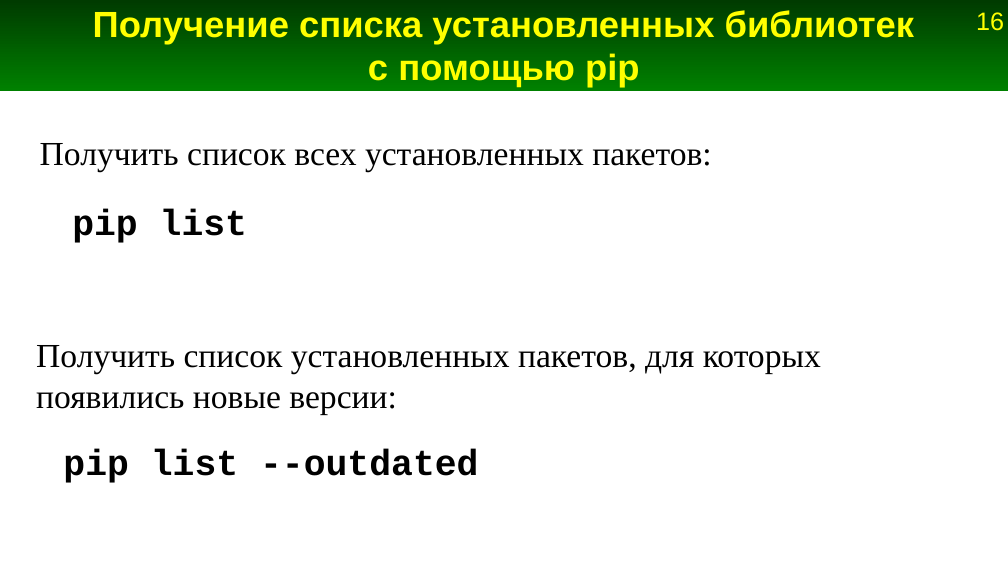
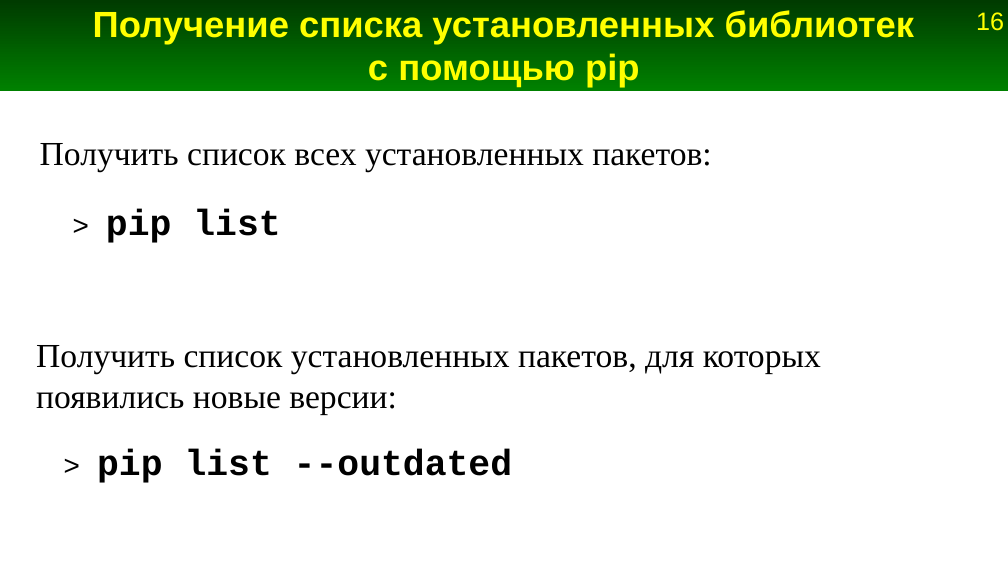
Before and after one commit to Jenyay/python-lectures, a slide deck: slide 16 of presentations/13. Modules.odp. Drawn at 1008x567 pixels with LibreOffice and Linux fonts; fonts in the diff are those of the drawing. Boxes give left, top, right and bottom in pixels: in the first picture for what was removed or moved away, otherwise in the second. Text is boxed around its words. In the diff, an @@ line names an element or a change of style, - is before the commit and + after.

```diff
--- a/presentations/13. Modules.odp
+++ b/presentations/13. Modules.odp
@@ text at [106, 210, 280, 243]: text changed @@
-pip list
+> pip list
@@ text at [97, 450, 512, 483]: text changed @@
-pip list --outdated
+> pip list --outdated
```
Also in this commit, not shown: 5 other slides changed, 13 slides added, 1 other file.
